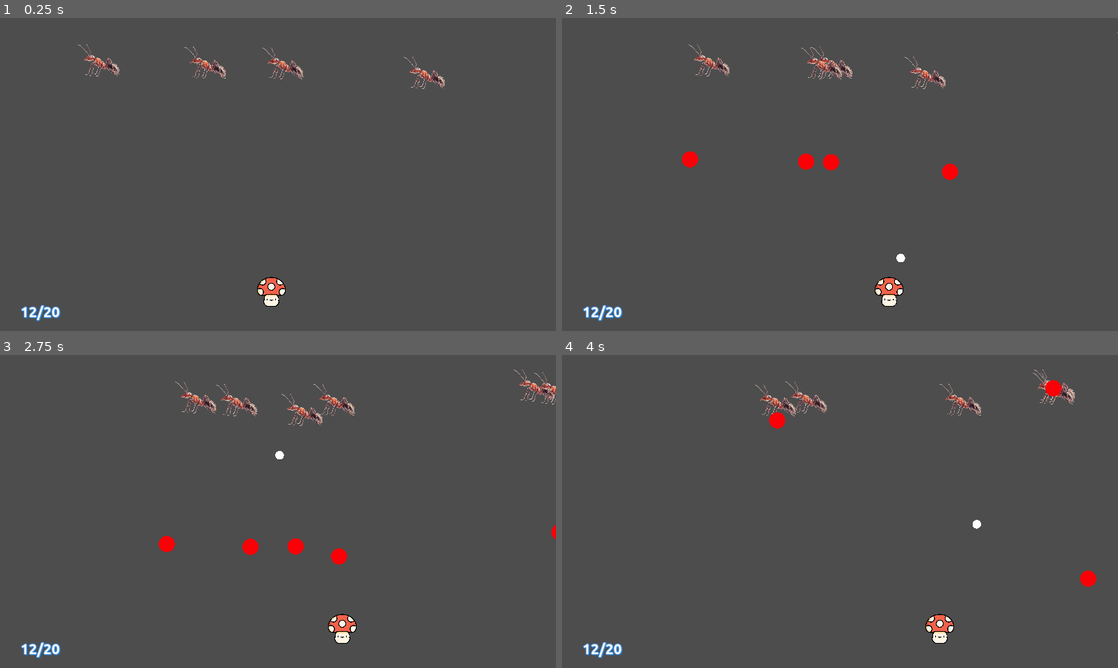
Above: before the commit, frames 1-4 (two rows, left to right).
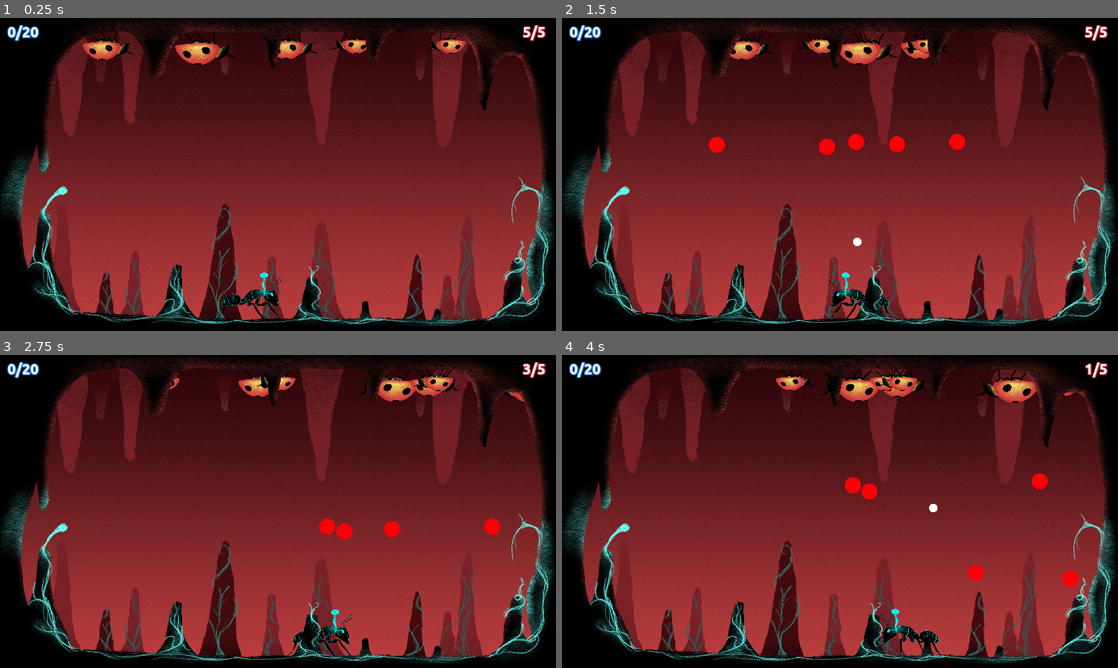
Above: after the commit, the same moments.

Repository: Couleslaw/Mycelium-Dominion-Antfall
Game: Godot game, scene res://Scenes/strilecka/strilecka.tscn
Same seed, same stepped clock (60 frames per second), same inputs: the game is played once before the commit and once after it. The project has no main scene, so this scene is started directly.
Inputs:
- Up to frame 1 (0.25 s): no input
- Up to frame 2 (1.5 s): hold Right (move_right) 0.53-1.28 s; tap Space (shoot) at 0.6, 1.35 s; hold Left (move_left) from 1.28 s (still down)
- Up to frame 3 (2.75 s): release Left (move_left) at 2.03 s; hold Right (move_right) from 2.03 s (still down); tap Space (shoot) at 2.1 s
- Up to frame 4 (4 s): tap Space (shoot) at 2.85, 3.6 s; release Right (move_right) at 3.53 s; hold Left (move_left) from 3.53 s (still down)

The runs differ from the first frame. In frame 1, 99% of the frame differs, in the area x 0-100%, y 0-100%; in frame 2, 99%; in frame 3, 99%; in frame 4, 99%.

Commit message:
add nice visuals

Diff:
--- a/game-files/Scenes/strilecka/ant-with-fungi/player.gd
+++ b/game-files/Scenes/strilecka/ant-with-fungi/player.gd
@@ -1,33 +1,70 @@
 extends CharacterBody2D
 
 var speed = 350
-var health = 5
 var screen_size
-signal player_shoot
+signal player_hit
+
+var sprite
+@export var player_bullet_scene : PackedScene
+var player_bullet_speed = 1000
+
+const TAKE_DAMAGE_ANIMATION_DURATION = 0.1
+var playing_take_damage_animation = false
+
+const SHOOT_ANIMATION_DURATION = 0.1
+var playing_shoot_animation = false
 
 # Called when the node enters the scene tree for the first time.
 func _ready():
 	screen_size = get_viewport_rect().size
+	sprite = $AnimatedSprite2D
 
 func shoot_bullet():
-	player_shoot.emit()
+	var bullet = player_bullet_scene.instantiate()
+	var shift = $ShootMarker.position
+	shift.x *= (-1 if sprite.flip_h else 1)
+	bullet.global_position = position + shift
+	bullet.linear_velocity = Vector2.UP * player_bullet_speed
+
+	sprite.play("shoot")
+	$ShootAnimationTimer.start(SHOOT_ANIMATION_DURATION)
+	playing_shoot_animation = true
+
+	get_parent().add_child(bullet)
 
 # Called every frame. 'delta' is the elapsed time since the previous frame.
 func _process(delta):
 	var velocity = Vector2.ZERO
 	if Input.is_action_pressed("move_left"):
+		sprite.flip_h = true
 		velocity = Vector2.LEFT
 	if Input.is_action_pressed("move_right"):
+		sprite.flip_h = false
 		velocity = Vector2.RIGHT
+
+	# play walk animation
+	if not (playing_take_damage_animation or playing_shoot_animation):
+		sprite.play("walk")
+	if velocity.length() == 0:
+		sprite.stop()
+
 	position += velocity * speed * delta
-
-	var margin = screen_size / 8
+	var margin = Vector2(screen_size.x/10, 0)
 	position = position.clamp(margin, screen_size-margin)
 
 	if Input.is_action_just_pressed("shoot"):
 		shoot_bullet()
 
 func get_hit():
-	health -= 1
-	if health == 0:
-		hide()
+	sprite.play("take_damage")
+	playing_take_damage_animation = true
+	$TakeDmgAnimationTimer.start(TAKE_DAMAGE_ANIMATION_DURATION)
+	player_hit.emit()
+
+
+func _on_take_dmg_animation_timer_timeout():
+	playing_take_damage_animation = false
+
+
+func _on_shoot_animation_timer_timeout():
+	playing_shoot_animation = false
--- a/game-files/Scenes/strilecka/ant-with-fungi/player.tscn
+++ b/game-files/Scenes/strilecka/ant-with-fungi/player.tscn
@@ -1,20 +1,71 @@
-[gd_scene load_steps=4 format=3 uid="uid://cbpra8x42575m"]
+[gd_scene load_steps=10 format=3 uid="uid://cbpra8x42575m"]
 
-[ext_resource type="Texture2D" uid="uid://dok2d62a1xat4" path="res://Assets/sprites/funny_houba.png" id="1_got2x"]
 [ext_resource type="Script" path="res://Scenes/strilecka/ant-with-fungi/player.gd" id="1_vqt6o"]
+[ext_resource type="PackedScene" uid="uid://r1r5i5r38saw" path="res://Scenes/strilecka/bullet/player_bullet.tscn" id="2_2jcex"]
+[ext_resource type="Texture2D" uid="uid://dlbi4bo7q8a40" path="res://Assets/sprites/strilecka/ant_infected_1.png" id="2_tmiuw"]
+[ext_resource type="Texture2D" uid="uid://cmynfia0uh24g" path="res://Assets/sprites/strilecka/ant_infected_shoot_side_1.png" id="3_qpmbl"]
+[ext_resource type="Texture2D" uid="uid://ufn48xinxfhp" path="res://Assets/sprites/strilecka/ant_infected_2.png" id="4_5a2xp"]
+[ext_resource type="Texture2D" uid="uid://bk6j1sgnbg8ki" path="res://Assets/sprites/strilecka/ant_infected_damage_1_side_1.png" id="4_xduld"]
+[ext_resource type="Texture2D" uid="uid://bwgo0a75ypl43" path="res://Assets/sprites/strilecka/ant_infected_3.png" id="5_g21pj"]
 
 [sub_resource type="RectangleShape2D" id="RectangleShape2D_p2p8w"]
-size = Vector2(104, 102)
+size = Vector2(170, 102)
+
+[sub_resource type="SpriteFrames" id="SpriteFrames_40dnd"]
+animations = [{
+"frames": [{
+"duration": 1.0,
+"texture": ExtResource("3_qpmbl")
+}],
+"loop": false,
+"name": &"shoot",
+"speed": 5.0
+}, {
+"frames": [{
+"duration": 1.0,
+"texture": ExtResource("4_xduld")
+}],
+"loop": false,
+"name": &"take_damage",
+"speed": 5.0
+}, {
+"frames": [{
+"duration": 1.0,
+"texture": ExtResource("2_tmiuw")
+}, {
+"duration": 1.0,
+"texture": ExtResource("4_5a2xp")
+}, {
+"duration": 1.0,
+"texture": ExtResource("5_g21pj")
+}],
+"loop": true,
+"name": &"walk",
+"speed": 9.0
+}]
 
 [node name="Player" type="CharacterBody2D"]
-position = Vector2(978, 778)
+z_index = 2
 script = ExtResource("1_vqt6o")
+player_bullet_scene = ExtResource("2_2jcex")
 metadata/_edit_group_ = true
 
 [node name="CollisionShape2D" type="CollisionShape2D" parent="."]
-position = Vector2(-1, -5)
+position = Vector2(7, -5)
 shape = SubResource("RectangleShape2D_p2p8w")
 
-[node name="Sprite2D" type="Sprite2D" parent="."]
-scale = Vector2(0.2, 0.2)
-texture = ExtResource("1_got2x")
+[node name="AnimatedSprite2D" type="AnimatedSprite2D" parent="."]
+scale = Vector2(0.3, 0.3)
+sprite_frames = SubResource("SpriteFrames_40dnd")
+animation = &"walk"
+autoplay = "walk"
+
+[node name="ShootMarker" type="Marker2D" parent="."]
+position = Vector2(63, -94)
+
+[node name="TakeDmgAnimationTimer" type="Timer" parent="."]
+
+[node name="ShootAnimationTimer" type="Timer" parent="."]
+
+[connection signal="timeout" from="TakeDmgAnimationTimer" to="." method="_on_take_dmg_animation_timer_timeout"]
+[connection signal="timeout" from="ShootAnimationTimer" to="." method="_on_shoot_animation_timer_timeout"]
--- a/game-files/Scenes/strilecka/bullet/enemy_bullet.tscn
+++ b/game-files/Scenes/strilecka/bullet/enemy_bullet.tscn
@@ -11,5 +11,6 @@
 scale = Vector2(2, 2)
 
 [node name="Sprite2D" type="Sprite2D" parent="." index="1"]
+z_index = 1
 scale = Vector2(0.2, 0.2)
 texture = ExtResource("2_sbiki")
--- a/game-files/Scenes/strilecka/bullet/general_bullet.gd
+++ b/game-files/Scenes/strilecka/bullet/general_bullet.gd
@@ -5,14 +5,17 @@
 func _ready():
 	pass # Replace with function body.
 
-
 # Called every frame. 'delta' is the elapsed time since the previous frame.
 func _process(delta):
 	var collision_info = move_and_collide(linear_velocity * delta)
 	if collision_info != null:
-		if collision_info.get_collider_velocity() != Vector2.ZERO:
-			collision_info.get_collider().get_hit()
+		var name = collision_info.get_collider().name
+		collision_info.get_collider().get_hit()
 		queue_free()
 
 func get_hit():
 	pass
+
+
+func _on_visible_on_screen_enabler_2d_screen_exited():
+	queue_free()
--- a/game-files/Scenes/strilecka/bullet/general_bullet.tscn
+++ b/game-files/Scenes/strilecka/bullet/general_bullet.tscn
@@ -6,9 +6,14 @@
 radius = 13.9014
 
 [node name="RigidBody2D" type="RigidBody2D"]
+z_index = 1
 collision_layer = 3
 gravity_scale = 0.0
 script = ExtResource("1_wcskg")
 
 [node name="CollisionShape2D" type="CollisionShape2D" parent="."]
 shape = SubResource("CircleShape2D_njddl")
+
+[node name="VisibleOnScreenEnabler2D" type="VisibleOnScreenEnabler2D" parent="."]
+
+[connection signal="screen_exited" from="VisibleOnScreenEnabler2D" to="." method="_on_visible_on_screen_enabler_2d_screen_exited"]
--- a/game-files/Scenes/strilecka/enemy/enemy.gd
+++ b/game-files/Scenes/strilecka/enemy/enemy.gd
@@ -1,10 +1,12 @@
 extends CharacterBody2D
 
-const MIN_SPEED = 50
-const MAX_SPEED = 200
+signal enemy_died
+
+const MIN_SPEED = 150
+const MAX_SPEED = 300
 
 const MIN_CHANGE_DIR_TIME = 2
-const MAX_CHANGE_DIR_TIME = 6
+const MAX_CHANGE_DIR_TIME = 3
 
 const MIN_SHOOT_COOLDOWN = 1
 const MAX_SHOOT_COOLDOWN = 3
@@ -12,10 +14,14 @@
 const FLY_AWAY_SPEED = 400
 const FLY_AWAY_ROTATION_SPEED = 4*PI
 
+const TAKE_DAMAGE_ANIMATION_DURATION = 0.1
+var playing_take_damage_animation = false
+
 var health = 1
 var screen_size
 
 @export var enemy_bullet_scene : PackedScene
+var sprite
 
 var speed
 var change_dir_timer
@@ -24,11 +30,19 @@
 func _ready():
 	speed = randi_range(MIN_SPEED, MAX_SPEED)
 	screen_size = get_viewport_rect().size
+	sprite = $AnimatedSprite2D
+	change_dir_timer = $ChangeDirTimer
+	change_dir_timer.wait_time = randf_range(MIN_CHANGE_DIR_TIME, MAX_CHANGE_DIR_TIME)
+	walk_toward_center()
+	if position.x < 0 or position.x > screen_size.x:
+		change_dir_timer.wait_time = randf_range(6, 11)
+	change_dir_timer.start()
+
+func walk_toward_center():
 	if position.x > screen_size.x / 2:
-		speed *= -1
-	change_dir_timer = $ChangeDirTimer
-	change_dir_timer.wait_time = randf_range(4, 9)
-	change_dir_timer.start()
+		speed = - abs(speed)
+	else:
+		speed = abs(speed)
 
 func shoot_bullet():
 	var bullet = enemy_bullet_scene.instantiate()
@@ -42,24 +56,36 @@
 		queue_free()
 	if not flying_away:
 		position += Vector2.RIGHT * delta * speed
+		sprite.flip_h = speed < 0
 	else:
 		rotation += delta * FLY_AWAY_ROTATION_SPEED
 		position += Vector2.UP * delta * FLY_AWAY_SPEED
 
+	if not (playing_take_damage_animation):
+		sprite.play("walk")
 
 func _on_change_dir_timer_timeout():
 	change_dir_timer.wait_time = randf_range(MIN_CHANGE_DIR_TIME, MAX_CHANGE_DIR_TIME)
-	speed *= -1
+	if randf() < 0.5:
+		speed *= -1
 
 var flying_away = false
 
 func get_hit():
 	health -= 1
-	if health > 0: return
-	flying_away = true
+	playing_take_damage_animation = true
+	sprite.play("take_damage")
+	$TakeDmgAnimationTimer.start(TAKE_DAMAGE_ANIMATION_DURATION)
+	if health == 0:
+		flying_away = true
+		enemy_died.emit()
 
 
 func _on_shoot_timer_timeout():
 	if flying_away: return
 	$ShootTimer.wait_time = randf_range(MIN_SHOOT_COOLDOWN, MAX_SHOOT_COOLDOWN)
 	shoot_bullet()
+
+
+func _on_take_dmg_animation_timer_timeout():
+	playing_take_damage_animation = false
--- a/game-files/Scenes/strilecka/enemy/enemy.tscn
+++ b/game-files/Scenes/strilecka/enemy/enemy.tscn
@@ -1,13 +1,42 @@
-[gd_scene load_steps=5 format=3 uid="uid://bo432okauno0m"]
+[gd_scene load_steps=9 format=3 uid="uid://bo432okauno0m"]
 
 [ext_resource type="Script" path="res://Scenes/strilecka/enemy/enemy.gd" id="1_b1ub2"]
-[ext_resource type="Texture2D" uid="uid://by3hqoxwwoe2n" path="res://Assets/sprites/ant.png" id="1_t7p50"]
 [ext_resource type="PackedScene" uid="uid://d1e6855eglyrv" path="res://Scenes/strilecka/bullet/enemy_bullet.tscn" id="2_74vgo"]
+[ext_resource type="Texture2D" uid="uid://cj8y42hrex42x" path="res://Assets/sprites/strilecka/ladybug_damage_2_side_1.png" id="3_36bv3"]
+[ext_resource type="Texture2D" uid="uid://cit57hp7cr7pr" path="res://Assets/sprites/strilecka/ladybug_1.png" id="3_lleb7"]
+[ext_resource type="Texture2D" uid="uid://cakgirnlm5yen" path="res://Assets/sprites/strilecka/ladybug_2.png" id="5_p8ylh"]
+[ext_resource type="Texture2D" uid="uid://cks6pyrl4pall" path="res://Assets/sprites/strilecka/ladybug_3.png" id="6_a0if8"]
 
 [sub_resource type="RectangleShape2D" id="RectangleShape2D_kp6kc"]
 size = Vector2(93, 74)
 
+[sub_resource type="SpriteFrames" id="SpriteFrames_mydmo"]
+animations = [{
+"frames": [{
+"duration": 1.0,
+"texture": ExtResource("3_36bv3")
+}],
+"loop": false,
+"name": &"take_damage",
+"speed": 5.0
+}, {
+"frames": [{
+"duration": 1.0,
+"texture": ExtResource("3_lleb7")
+}, {
+"duration": 1.0,
+"texture": ExtResource("5_p8ylh")
+}, {
+"duration": 1.0,
+"texture": ExtResource("6_a0if8")
+}],
+"loop": true,
+"name": &"walk",
+"speed": 9.0
+}]
+
 [node name="Enemy" type="CharacterBody2D"]
+z_index = 2
 collision_layer = 2
 collision_mask = 4
 script = ExtResource("1_b1ub2")
@@ -18,14 +47,20 @@
 position = Vector2(9.5, 16)
 shape = SubResource("RectangleShape2D_kp6kc")
 
-[node name="Sprite2D" type="Sprite2D" parent="."]
+[node name="AnimatedSprite2D" type="AnimatedSprite2D" parent="."]
+z_index = 1
 scale = Vector2(0.2, 0.2)
-texture = ExtResource("1_t7p50")
+sprite_frames = SubResource("SpriteFrames_mydmo")
+animation = &"walk"
+flip_v = true
 
 [node name="ChangeDirTimer" type="Timer" parent="."]
 
 [node name="ShootTimer" type="Timer" parent="."]
 autostart = true
 
+[node name="TakeDmgAnimationTimer" type="Timer" parent="."]
+
 [connection signal="timeout" from="ChangeDirTimer" to="." method="_on_change_dir_timer_timeout"]
 [connection signal="timeout" from="ShootTimer" to="." method="_on_shoot_timer_timeout"]
+[connection signal="timeout" from="TakeDmgAnimationTimer" to="." method="_on_take_dmg_animation_timer_timeout"]
--- a/game-files/Scenes/strilecka/enemy/enemy_spawner.gd
+++ b/game-files/Scenes/strilecka/enemy/enemy_spawner.gd
@@ -3,12 +3,18 @@
 
 @export var enemy_scene: PackedScene
 
+signal spawned_enemy(enemy)
+
 var left_spawner
 var right_spawner
 var spawn_timer
+var screen_size
 
-var MIN_SPAWN_INTERVAL = 3
-var MAX_SPAWN_INTERVAL = 7
+const NUM_ENEMIES_ON_START = 5
+const MIN_SPAWN_INTERVAL = 1
+const MAX_SPAWN_INTERVAL = 3
+
+var spawn_y
 
 func set_new_spawn_interval():
 	spawn_timer.wait_time = randf_range(MIN_SPAWN_INTERVAL, MAX_SPAWN_INTERVAL)
@@ -18,11 +24,31 @@
 	left_spawner = get_node("LeftSpawn")
 	right_spawner = get_node("RightSpawn")
 	spawn_timer = get_node("SpawnTimer")
+	screen_size = get_viewport_rect().size
+	spawn_y = screen_size.y / 11.3
+	spawn_enemies_on_start()
+
+func spawn_enemies_on_start():
+	var margin = screen_size.x / (NUM_ENEMIES_ON_START + 1)
+	for i in range(1, NUM_ENEMIES_ON_START + 1):
+		spawn_enemy(Vector2(i*margin, spawn_y))
+
+const MIN_SCALE = 0.7
+const MAX_SCALE = 1.3
+const DY_RATIO = 40
+
+func spawn_enemy(pos):
+	var enemy = enemy_scene.instantiate()
+	enemy.position = pos
+	var sc = randf_range(MIN_SCALE, MAX_SCALE)
+	enemy.scale = Vector2(sc, sc)
+	var dy = DY_RATIO * sc - DY_RATIO
+	enemy.position.y += dy
+	spawned_enemy.emit(enemy)
+	add_child(enemy)
 
 func _on_spawn_timer_timeout():
-	var spawner = [left_spawner, right_spawner][randi_range(0,1)]
+	var spawn_x = [-50, screen_size.x+50][randi_range(0,1)]
 	var enemy = enemy_scene.instantiate()
-	enemy.position = spawner.position
-	enemy.position.y += randi_range(-20, 10)
+	spawn_enemy(Vector2(spawn_x, spawn_y))
 	set_new_spawn_interval()
-	add_child(enemy)
--- a/game-files/Scenes/strilecka/enemy/enemy_spawner.tscn
+++ b/game-files/Scenes/strilecka/enemy/enemy_spawner.tscn
@@ -7,12 +7,6 @@
 script = ExtResource("1_juqy6")
 enemy_scene = ExtResource("2_egabg")
 
-[node name="LeftSpawn" type="Marker2D" parent="."]
-position = Vector2(-105, 108)
-
-[node name="RightSpawn" type="Marker2D" parent="."]
-position = Vector2(2047, 114)
-
 [node name="SpawnTimer" type="Timer" parent="."]
 autostart = true
 
--- a/game-files/Scenes/strilecka/shooter_logic.gd
+++ b/game-files/Scenes/strilecka/shooter_logic.gd
@@ -1,17 +1,41 @@
 extends Node2D
 
-@export var player_bullet_scene : PackedScene
+var score_label
+const SCORE_NEEDED = 20
+var score = 0
 
-var player_bullet_speed = 1000
-
-func _on_player_shoot():
-	var bullet = player_bullet_scene.instantiate()
-	bullet.position = $Player.position
-	bullet.linear_velocity = Vector2.UP * player_bullet_speed
-	add_child(bullet)
+var hp_label
+const MAX_HEALTH = 5
+var health = MAX_HEALTH
 
 func _ready():
-	pass # Replace with function body.
+	score_label = $ScoreLabel
+	hp_label = $PlayerHealthLabel
+	update_score_label()
+	update_hp_label()
 
-func _process(delta):
-	pass
+func update_score_label():
+	score_label.text = str(score) + "/" + str(SCORE_NEEDED)
+
+func update_hp_label():
+	hp_label.text = str(health) + "/" + str(MAX_HEALTH)
+
+func _on_enemy_died():
+	score += 1
+	update_score_label()
+
+	if score == SCORE_NEEDED:
+		pass
+		# despawn all lady bugs
+		# make boss appear
+
+func _on_enemy_spawner_spawned_enemy(enemy):
+	enemy.connect("enemy_died", _on_enemy_died)
+
+func _on_player_player_hit():
+	health -= 1
+	update_hp_label()
+
+	if health == 0:
+		# play death animation
+		$Player.hide()
--- a/game-files/Scenes/strilecka/strilecka.tscn
+++ b/game-files/Scenes/strilecka/strilecka.tscn
@@ -2,70 +2,67 @@
 
 [ext_resource type="Script" path="res://Scenes/strilecka/shooter_logic.gd" id="1_07sdr"]
 [ext_resource type="PackedScene" uid="uid://cbpra8x42575m" path="res://Scenes/strilecka/ant-with-fungi/player.tscn" id="1_f8v21"]
-[ext_resource type="PackedScene" uid="uid://r1r5i5r38saw" path="res://Scenes/strilecka/bullet/player_bullet.tscn" id="2_3ays5"]
-[ext_resource type="PackedScene" uid="uid://bo432okauno0m" path="res://Scenes/strilecka/enemy/enemy.tscn" id="5_pc885"]
 [ext_resource type="PackedScene" uid="uid://gefdern1s4fy" path="res://Scenes/strilecka/enemy/enemy_spawner.tscn" id="5_stt2s"]
 [ext_resource type="FontFile" uid="uid://gnkytdm8m1b" path="res://Assets/fonts/Ubuntu/Ubuntu-Bold.ttf" id="6_poh8c"]
-
-[sub_resource type="WorldBoundaryShape2D" id="WorldBoundaryShape2D_66c36"]
+[ext_resource type="Texture2D" uid="uid://dbx3vhmbp4j4a" path="res://Assets/sprites/strilecka/cave_background.png" id="6_sdiyf"]
+[ext_resource type="Texture2D" uid="uid://bgio8w66jmnyf" path="res://Assets/sprites/strilecka/cave_foreground.png" id="7_de5ay"]
 
 [sub_resource type="LabelSettings" id="LabelSettings_ip5nc"]
 font = ExtResource("6_poh8c")
 font_size = 50
-outline_size = 7
+outline_size = 10
 outline_color = Color(0.137255, 0.505882, 0.960784, 1)
 shadow_size = 5
 shadow_color = Color(0, 0.615686, 1, 0.454902)
 shadow_offset = Vector2(3, 2)
 
+[sub_resource type="LabelSettings" id="LabelSettings_7s3ic"]
+font = ExtResource("6_poh8c")
+font_size = 50
+outline_size = 10
+outline_color = Color(0.831373, 0.168627, 0.203922, 1)
+shadow_size = 5
+shadow_color = Color(0.858824, 0.305882, 0.239216, 0.454902)
+shadow_offset = Vector2(3, 2)
+
 [node name="strilecka" type="Node2D"]
 script = ExtResource("1_07sdr")
-player_bullet_scene = ExtResource("2_3ays5")
-
-[node name="floor" type="StaticBody2D" parent="."]
-position = Vector2(935, 1024)
-collision_layer = 3
-metadata/_edit_group_ = true
-
-[node name="Sprite2D" type="Sprite2D" parent="floor"]
-
-[node name="CollisionShape2D" type="CollisionShape2D" parent="floor"]
-shape = SubResource("WorldBoundaryShape2D_66c36")
-
-[node name="ceiling" type="StaticBody2D" parent="."]
-position = Vector2(960, 79)
-collision_layer = 2
-metadata/_edit_group_ = true
-
-[node name="Sprite2D" type="Sprite2D" parent="ceiling"]
-
-[node name="CollisionShape2D" type="CollisionShape2D" parent="ceiling"]
-rotation = 3.14159
-shape = SubResource("WorldBoundaryShape2D_66c36")
 
 [node name="Player" parent="." instance=ExtResource("1_f8v21")]
-position = Vector2(937, 952)
-
-[node name="Enemy" parent="." instance=ExtResource("5_pc885")]
-position = Vector2(1509, 189)
-
-[node name="Enemy2" parent="." instance=ExtResource("5_pc885")]
-position = Vector2(308, 146)
-
-[node name="Enemy3" parent="." instance=ExtResource("5_pc885")]
-position = Vector2(665, 154)
-
-[node name="Enemy4" parent="." instance=ExtResource("5_pc885")]
-position = Vector2(993, 156)
+position = Vector2(850, 983)
 
 [node name="EnemySpawner" parent="." instance=ExtResource("5_stt2s")]
 
 [node name="ScoreLabel" type="Label" parent="."]
-offset_left = 71.0
-offset_top = 985.0
-offset_right = 214.0
-offset_bottom = 1042.0
+z_index = 10
+offset_left = 26.0
+offset_top = 19.0
+offset_right = 169.0
+offset_bottom = 76.0
 text = "12/20"
 label_settings = SubResource("LabelSettings_ip5nc")
 
-[connection signal="player_shoot" from="Player" to="." method="_on_player_shoot"]
+[node name="PlayerHealthLabel" type="Label" parent="."]
+z_index = 10
+offset_left = 1805.0
+offset_top = 19.0
+offset_right = 1883.0
+offset_bottom = 76.0
+text = "4/5"
+label_settings = SubResource("LabelSettings_7s3ic")
+
+[node name="Background" type="Node2D" parent="."]
+
+[node name="TextureRect" type="TextureRect" parent="Background"]
+offset_right = 40.0
+offset_bottom = 40.0
+texture = ExtResource("6_sdiyf")
+
+[node name="TextureRect2" type="TextureRect" parent="Background"]
+z_index = 3
+offset_right = 40.0
+offset_bottom = 40.0
+texture = ExtResource("7_de5ay")
+
+[connection signal="player_hit" from="Player" to="." method="_on_player_player_hit"]
+[connection signal="spawned_enemy" from="EnemySpawner" to="." method="_on_enemy_spawner_spawned_enemy"]
Binary file added: game-files/Assets/sprites/strilecka/ant_infected_1.png
Not shown, added: game-files/Assets/sprites/strilecka/ant_infected_1.png.import
Binary file added: game-files/Assets/sprites/strilecka/ant_infected_2.png
Not shown, added: game-files/Assets/sprites/strilecka/ant_infected_2.png.import
Binary file added: game-files/Assets/sprites/strilecka/ant_infected_3.png
Not shown, added: game-files/Assets/sprites/strilecka/ant_infected_3.png.import
Binary file added: game-files/Assets/sprites/strilecka/ant_infected_damage_1_side_1.png
Not shown, added: game-files/Assets/sprites/strilecka/ant_infected_damage_1_side_1.png.import
Binary file added: game-files/Assets/sprites/strilecka/ant_infected_shoot_side_1.png
Not shown, added: game-files/Assets/sprites/strilecka/ant_infected_shoot_side_1.png.import
Binary file added: game-files/Assets/sprites/strilecka/cave_background.png
Not shown, added: game-files/Assets/sprites/strilecka/cave_background.png.import
(and 10 more such lines)
